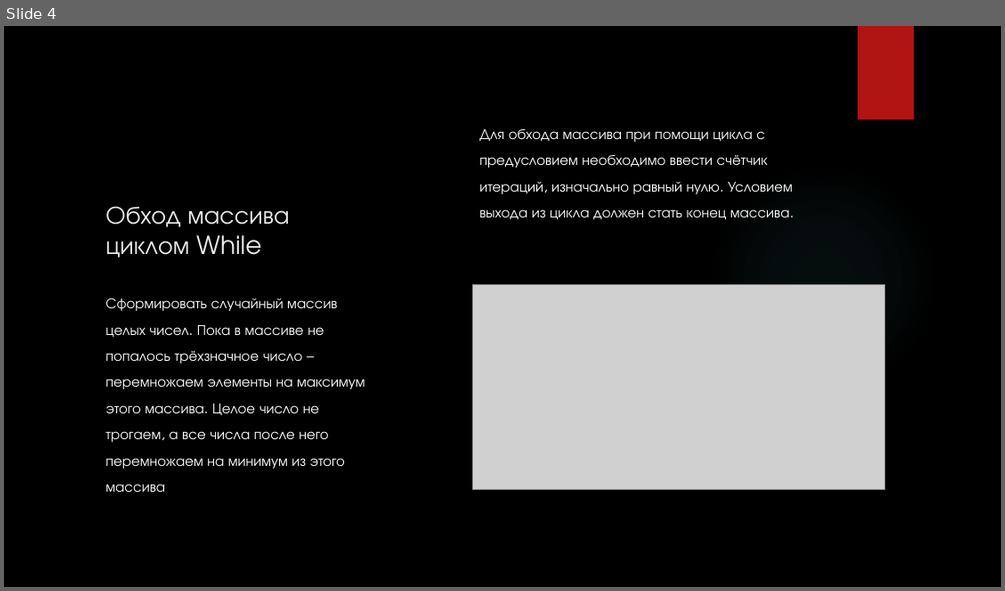
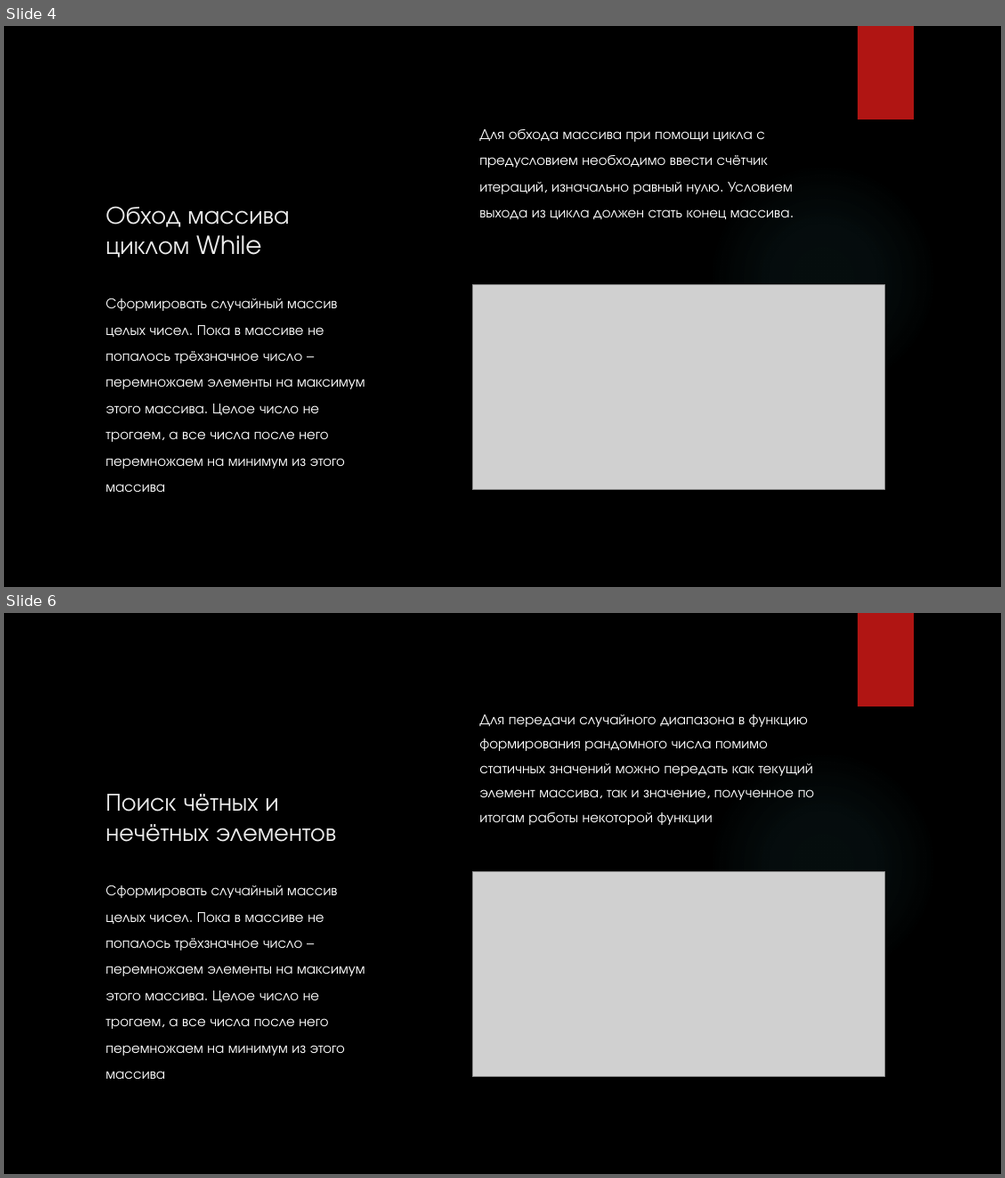
Before and after one commit to Andrew3100/pythonSOSH, a slide deck: массивы.pptx. Shown one above the other, each under a label of ours: slide 4 before the commit, slides 4 and 6 after it; the slides between them are not shown. The pictures are 1005x591 and 1005x1178 pixels, drawn with LibreOffice and Linux fonts; fonts in the diff are those of the drawing; grey boxes stand for pictures; background and template pictures are left out. Boxes give left, top, right and bottom in pixels: in the first picture for what was removed or moved away, otherwise in the second. Text is boxed around its words. In the diff, an @@ line names an element or a change of style, - is before the commit and + after.

```diff
--- a/массивы.pptx
+++ b/массивы.pptx
@@ slide 6 added at (4, 613, 1001, 1174), background picture (left out); not listed: 2 template elements that a slide beside it also shows @@
@@ text added at (479, 714, 814, 825), 14 pt, text #FFFFFF @@
+Для передачи случайного диапазона в функцию формирования рандомного числа помимо статичных значений можно передать как текущий элемент массива, так и значение, полученное по итогам работы некоторой функции
@@ title added at (105, 794, 336, 842), 24 pt, text #EBEBEB @@
+Поиск чётных и нечётных элементов
@@ picture added at (472, 871, 884, 1076) @@
@@ text added at (105, 884, 364, 1078), 14 pt, text #FFFFFF @@
+Сформировать случайный массив целых чисел. Пока в массиве не попалось трёхзначное число – перемножаем элементы на максимум этого массива. Целое число не трогаем, а все числа после него перемножаем на минимум из этого массива
```
Also in this commit, not shown: 3 slides changed, 4 other slides added, 10 other files.
